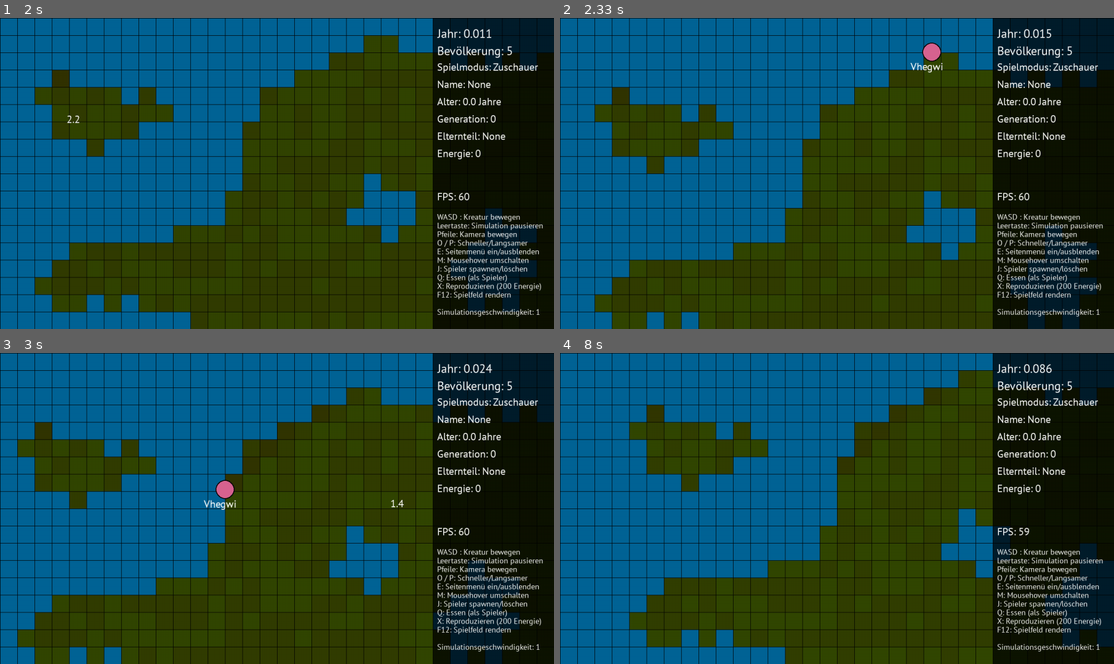
Above: before the commit, frames 1-4 (two rows, left to right).
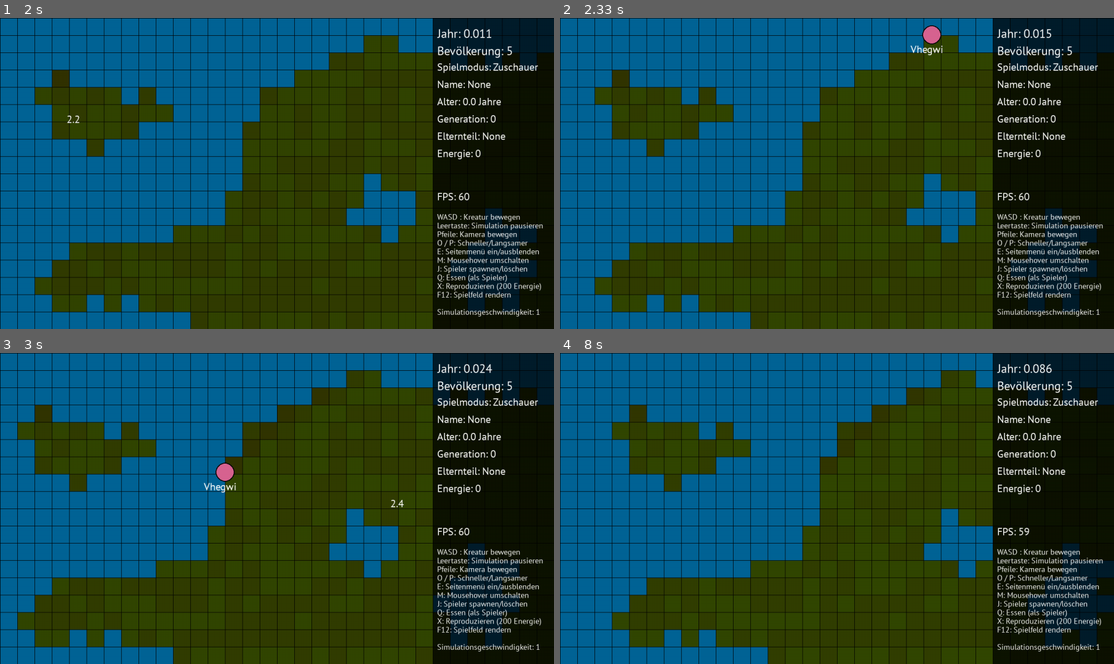
Above: after the commit, the same moments.

Repository: coding-lines/evolvers
Game: pygame game, started from evolversFiles/runGame_GUI.py
The game is run twice, just before and just after one commit, with the same random seed, the same clock (stepped at 60 frames per second) and the same inputs.
Inputs (mouse positions are in pixels of both pictures, inside the frame that each line leads up to):
- Up to frame 1 (2 s): click "START" at 0.38 s; click "Neue Simulation" at 0.72 s; click "START" at 1.05 s; press the mouse at (160, 123) at 1.37 s; move the mouse to (127, 179) at 1.47 s; release the mouse at (94, 235) at 1.6 s; hold Right from 1.67 s (still down); tap Space at 1.73 s; click (66, 105) at 1.75 s
- Up to frame 2 (2.33 s): tap Space at 2.03, 2.28 s; release Right at 2.13 s; hold Up from 2.22 s (still down); click (1030, 235) at 2.3 s
- Up to frame 3 (3 s): release Up at 2.52 s; hold Right from 2.55 s (still down); tap Space at 2.62, 2.92 s; click (387, 489) at 2.63 s
- Up to frame 4 (8 s): release Right at 3.02 s; hold Left 3.05-3.58 s; tap Space at 3.12, 3.42, 3.68, 4.02, 4.32, 4.45, 4.85, 5.15, 5.52, 5.92, 6.22, 6.42, 6.72, 6.92, 7.25, 7.55, 7.75 s; click (670, 623) at 3.13 s; tap J at 3.2, 4.53, 6, 7.33 s; hold Down 3.62-3.92 s; move the mouse to (881, 477) at 3.65 s; click (881, 477) at 3.7 s; tap E at 3.77, 4.93, 6.5, 7.83 s; hold Left 3.95-4.35 s; move the mouse to (931, 427) at 3.98 s; click (931, 427) at 4.03 s; hold Up 4.38-4.75 s; click (670, 399) at 4.47 s; hold Right 4.78-5.42 s; click (931, 405) at 4.87 s; hold Down 5.45-5.82 s; click (742, 608) at 5.53 s; hold Left 5.85-6.32 s; click (776, 598) at 5.93 s; hold Right 6.35-6.82 s; click (1030, 393) at 6.43 s; hold Up 6.85-7.15 s; click (936, 421) at 6.93 s; hold Right 7.18-7.65 s; click (958, 592) at 7.27 s; hold Left from 7.68 s (still down); click (1041, 598) at 7.77 s

Frame 1 is identical in both runs. In frame 2, 13% of the frame differs, in the area x 6-100%, y 2-100%; in frame 3, 13%, in the area x 3-100%, y 5-100%; in frame 4, 9.7%.

Commit message:
Camera can now move smoothly

Diff:
--- a/evolversFiles/cameraEngine.py
+++ b/evolversFiles/cameraEngine.py
@@ -1,8 +1,10 @@
 #cameraCoords syntax: [x1 (oben links),y1,x2 (unten rechts),y2,zoomLevel]
 
 def moveCamera(cameraCoords, move,worldSize):
-    if cameraCoords[0]+move[0] <= 0:
-        while cameraCoords[0] > 0:
+    if cameraCoords[0]+move[0] <= 1 and move[0] < 0:
+        cameraCoords[0] -= cameraCoords[0]%1
+        cameraCoords[2] -= cameraCoords[2]%1
+        while cameraCoords[0] > 1:
             cameraCoords[0] -= 1 #Wenn Kamera x-Koordinaten unter 0 gesetzt werden, werden die Koordinaten proportional angeglichen
             cameraCoords[2] -= 1
     elif cameraCoords[2]+move[0]+1 >= worldSize[0]:
@@ -11,8 +13,10 @@
         cameraCoords[0] += move[0]
         cameraCoords[2] += move[0]#Bewegen (x)
 
-    if cameraCoords[1]+move[1] <= 0:
-        while cameraCoords[1] > 0:
+    if cameraCoords[1]+move[1] <= 1 and move[1] < 0:
+        cameraCoords[1] -= cameraCoords[1]%1
+        cameraCoords[3] -= cameraCoords[3]%1
+        while cameraCoords[1] > 1:
             cameraCoords[1] -= 1#Wenn Kamera y-Koordinaten unter 0 gesetzt werden, werden die Koordinaten proportional angeglichen
             cameraCoords[3] -= 1
     elif cameraCoords[3]+move[1]+1 >= worldSize[1]:
--- a/evolversFiles/runGame_GUI.py
+++ b/evolversFiles/runGame_GUI.py
@@ -1,5 +1,6 @@
 import pygame, pygame_textinput
 import time, os
+from math import floor
 import creatureEngine,cameraEngine,creatureClickEngine,mouseHoverEngine,evolversRenderer
 
 def readfile(name):
@@ -149,15 +150,18 @@
                             green = 100
                             red = 0
                         p1 = [(x-game.storage.cameraPos[0])*game.storage.fieldSize,(y-game.storage.cameraPos[1])*game.storage.fieldSize]
-                        pygame.draw.line(screen,const.BLACK,[p1[0],0],[p1[0],game.options.dimensions[1]])
+                        pygame.draw.rect(screen, [red,green,blue], [p1[0],p1[1],game.storage.fieldSize,game.storage.fieldSize])
+                        pygame.draw.line(screen,const.BLACK,[p1[0],0],[p1[0],game.options.dimensions[1] + game.storage.fieldSize])
                         pygame.draw.line(screen,const.BLACK,[0,p1[1]],[game.options.dimensions[0],p1[1]])
-                        pygame.draw.rect(screen, [red,green,blue], [p1[0],p1[1],game.storage.fieldSize,game.storage.fieldSize])
+
                 #MOUSEHOVER
                 if game.storage.runMouseHover:
                     pos = list(pygame.mouse.get_pos())
+                    pos[0]+=int(game.storage.cameraPos[0]%1*game.storage.fieldSize)
+                    pos[1]+=int(game.storage.cameraPos[1]%1*game.storage.fieldSize)
                     posNew = mouseHoverEngine.assignClick(pos,game.storage.showSidebar,game.storage.cameraPos,game.storage.fieldSize)
                     if not posNew == None:
-                        saturationText = game.storage.font.render(str(round(game.storage.gameWorld[1][posNew[0]][posNew[1]],1)), True, const.WHITE)
+                        saturationText = game.storage.font.render(str(round(game.storage.gameWorld[1][floor(posNew[0])][floor(posNew[1])],1)), True, const.WHITE)
                         screen.blit(saturationText,(pos[0], pos[1]+20))
                 #KREATUREN
                 for c in range(0,len(game.storage.gameEntities)):
@@ -511,7 +515,10 @@
             if event.button < 4:
                 if game.options.currentScreen == "game":
                     pos = list(pygame.mouse.get_pos())
-                    crt = creatureClickEngine.assignClick(pos,game.storage.cameraPos,game.storage.gameEntities,game.storage.showSidebar,game.storage.fieldSize)
+                    pos[0]+=int(game.storage.cameraPos[0]%1*game.storage.fieldSize)
+                    pos[1]+=int(game.storage.cameraPos[1]%1*game.storage.fieldSize)
+                    flooredCameraPos = [int(game.storage.cameraPos[0]),int(game.storage.cameraPos[1]),int(game.storage.cameraPos[2]),int(game.storage.cameraPos[3])]
+                    crt = creatureClickEngine.assignClick(pos,flooredCameraPos,game.storage.gameEntities,game.storage.showSidebar,game.storage.fieldSize)
                     if not crt == None:
                         game.storage.showSidebar = True
                         game.storage.sideBarInformation["name"] = game.storage.gameEntities[crt]["name"]
@@ -625,6 +632,7 @@
                             game.timers.frame = 0
                             game.timers.seconds = 0
                             game.storage.gameWorld = creatureEngine.runWorldIteration(game.storage.gameWorld)
+                            game.storage.cameraPos = [1,1,34,22,1] if game.storage.viewDistance == 32 else [1,1,68,44,1] if game.storage.viewDistance == 64 else [1,1,18,12,1]
                             game.options.currentScreen = "game"
                     elif game.options.currentScreen == "newGame":
                         if (mousePos[0] in range((game.options.dimensions[0]//2)-(backButton.get_rect().width//2),(game.options.dimensions[0]//2)+(backButton.get_rect().width//2)) and mousePos[1] in range(620,690)):
@@ -636,6 +644,7 @@
                             game.timers.frame = 0
                             game.timers.seconds = 0
                             game.storage.gameWorld = creatureEngine.runWorldIteration(game.storage.gameWorld)
+                            game.storage.cameraPos = [1,1,34,22,1] if game.storage.viewDistance == 32 else [1,1,68,44,1] if game.storage.viewDistance == 64 else [1,1,18,12,1]
                             game.options.currentScreen = "game"
 
 
